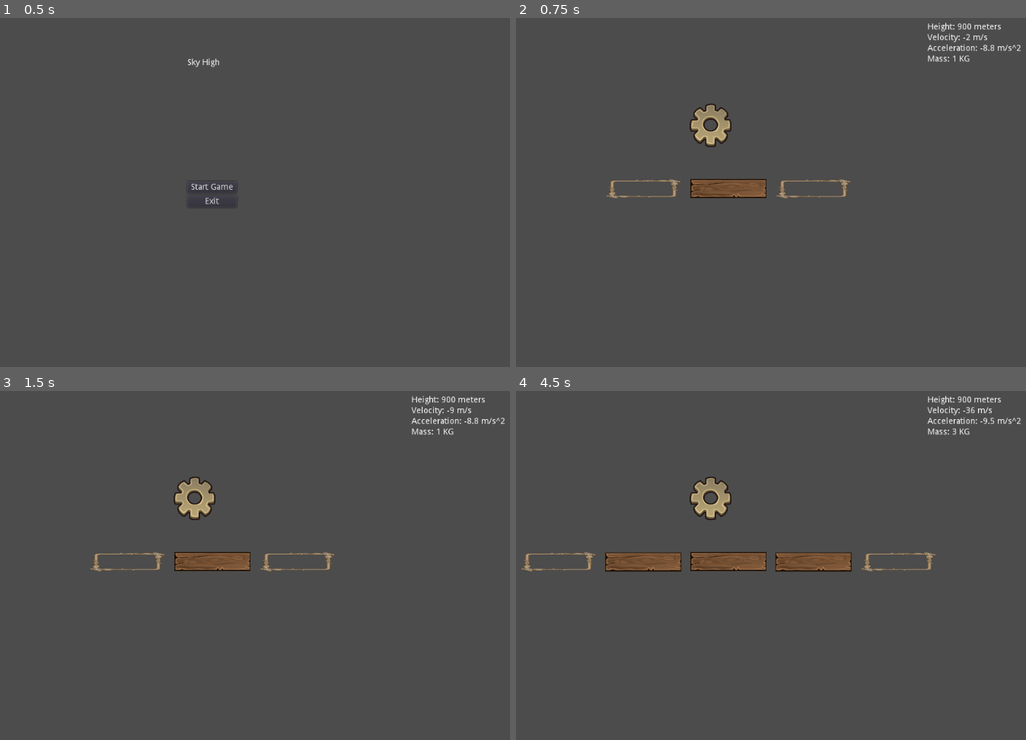
Above: before the commit, frames 1-4 (two rows, left to right).
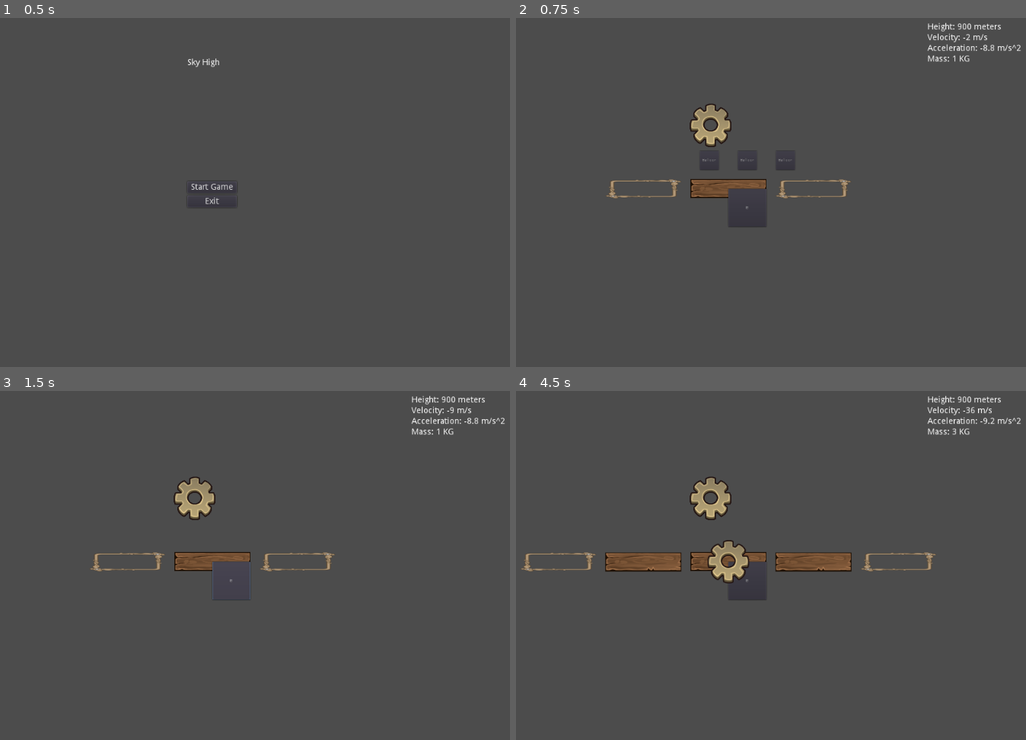
Above: after the commit, the same moments.

Repository: LaffertyDev/SkyHigh
Game: Godot game, scene res://game_menu/main_menu.tscn
Same seed, same stepped clock (60 frames per second), same inputs: the game is played once before the commit and once after it.
Inputs (mouse positions are in pixels of both pictures, inside the frame that each line leads up to):
- Up to frame 1 (0.5 s): no input
- Up to frame 2 (0.75 s): click "Start Game" at 0.5 s
- Up to frame 3 (1.5 s): click (229, 579) at 1.25 s, where only the run after the commit has a clickable "B"
- Up to frame 4 (4.5 s): click (811, 562) at 2.02 s; click (643, 562) at 2.77 s; click (745, 579) at 3.5 s, where only the run after the commit has a clickable "B"; click (709, 534) at 4.25 s, where only the run after the commit has a clickable "Balloon"

Frame 1 is identical in both runs. In frame 2, 0.3% of the frame differs, in the area x 36-55%, y 40-60%; in frame 3, 0.3%; in frame 4, 0.8%, in the area x 37-94%, y 7-60%.

Commit message:
Add basic balloon creation

Diff:
--- a/city.gd
+++ b/city.gd
@@ -13,7 +13,7 @@
 func _ready():
 	pass # Replace with function body.
 
-func _process(delta):
+func _process(_bdelta):
 	var position = self.global_position.y
 	if (position > 0):
 		emit_signal("hit_ground")
@@ -23,7 +23,7 @@
 
 func _physics_process(delta):
 	velocity.y += _get_accel() * delta;
-	move_and_slide(velocity)
+	var _result = move_and_slide(velocity)
 
 func _get_platforms():
 	return get_tree().get_nodes_in_group("platforms")
--- a/skyhigh.tscn
+++ b/skyhigh.tscn
@@ -7,6 +7,7 @@
 [ext_resource path="res://skyhigh.gd" type="Script" id=5]
 [ext_resource path="res://units/build_platform/build_platform.tscn" type="PackedScene" id=6]
 [ext_resource path="res://game_gui/gui.tscn" type="PackedScene" id=7]
+[ext_resource path="res://units/section/section.tscn" type="PackedScene" id=8]
 
 [node name="SkyHigh" type="Node"]
 script = ExtResource( 5 )
@@ -37,6 +38,12 @@
 position = Vector2( -286, 0 )
 offset_x = -1
 
+[node name="Section" parent="City" instance=ExtResource( 8 )]
+margin_left = 0.0
+margin_top = 0.0
+margin_right = 128.0
+margin_bottom = 128.0
+
 [node name="CanvasLayer" type="CanvasLayer" parent="."]
 
 [node name="GUI" parent="CanvasLayer" instance=ExtResource( 7 )]
--- /dev/null
+++ b/units/section/section.gd
@@ -0,0 +1,31 @@
+extends Button
+
+func _on_Section_pressed():
+	_set_menu(!$Option_1.visible)
+
+func _on_Option_pressed():
+	print("option was pressed")
+	_set_menu(false)
+
+# check for outside click events
+# and close the options
+func _unhandled_input(event):
+	if (event is InputEventMouseButton) and event.pressed:
+		var evLocal = make_input_local(event)
+	#	var left = rect_size.
+		if !Rect2(Vector2(0,0),rect_size).has_point(evLocal.position):
+			_set_menu(false)
+
+
+func _on_Option_Balloon_pressed():
+	var balloon_scene = load("res://units/balloon/balloon.tscn")
+	var instance = balloon_scene.instance()
+	instance.position.x = self.rect_position.x
+	instance.position.y = self.rect_position.y
+	add_child(instance)
+	_set_menu(false)
+
+func _set_menu(is_open):
+	$Option_1.visible = is_open
+	$Option_2.visible = is_open
+	$Option_Balloon.visible = is_open
--- /dev/null
+++ b/units/section/section.tscn
@@ -0,0 +1,48 @@
+[gd_scene load_steps=2 format=2]
+
+[ext_resource path="res://units/section/section.gd" type="Script" id=1]
+
+[node name="Section" type="Button"]
+margin_left = -64.0
+margin_top = -64.0
+margin_right = 64.0
+margin_bottom = 64.0
+text = "B"
+script = ExtResource( 1 )
+__meta__ = {
+"_edit_use_anchors_": false
+}
+
+[node name="Option_Balloon" type="Button" parent="."]
+margin_left = -96.0
+margin_top = -128.0
+margin_right = -32.0
+margin_bottom = -64.0
+text = "Balloon"
+__meta__ = {
+"_edit_use_anchors_": false
+}
+
+[node name="Option_1" type="Button" parent="."]
+margin_left = 32.0
+margin_top = -128.0
+margin_right = 96.0
+margin_bottom = -64.0
+text = "Balloon"
+__meta__ = {
+"_edit_use_anchors_": false
+}
+
+[node name="Option_2" type="Button" parent="."]
+margin_left = 160.0
+margin_top = -128.0
+margin_right = 224.0
+margin_bottom = -64.0
+text = "Balloon"
+__meta__ = {
+"_edit_use_anchors_": false
+}
+[connection signal="pressed" from="." to="." method="_on_Section_pressed"]
+[connection signal="pressed" from="Option_Balloon" to="." method="_on_Option_Balloon_pressed"]
+[connection signal="pressed" from="Option_1" to="." method="_on_Option_pressed"]
+[connection signal="pressed" from="Option_2" to="." method="_on_Option_pressed"]
Not shown: 1 places in skyhigh.tscn that only renumber resources
